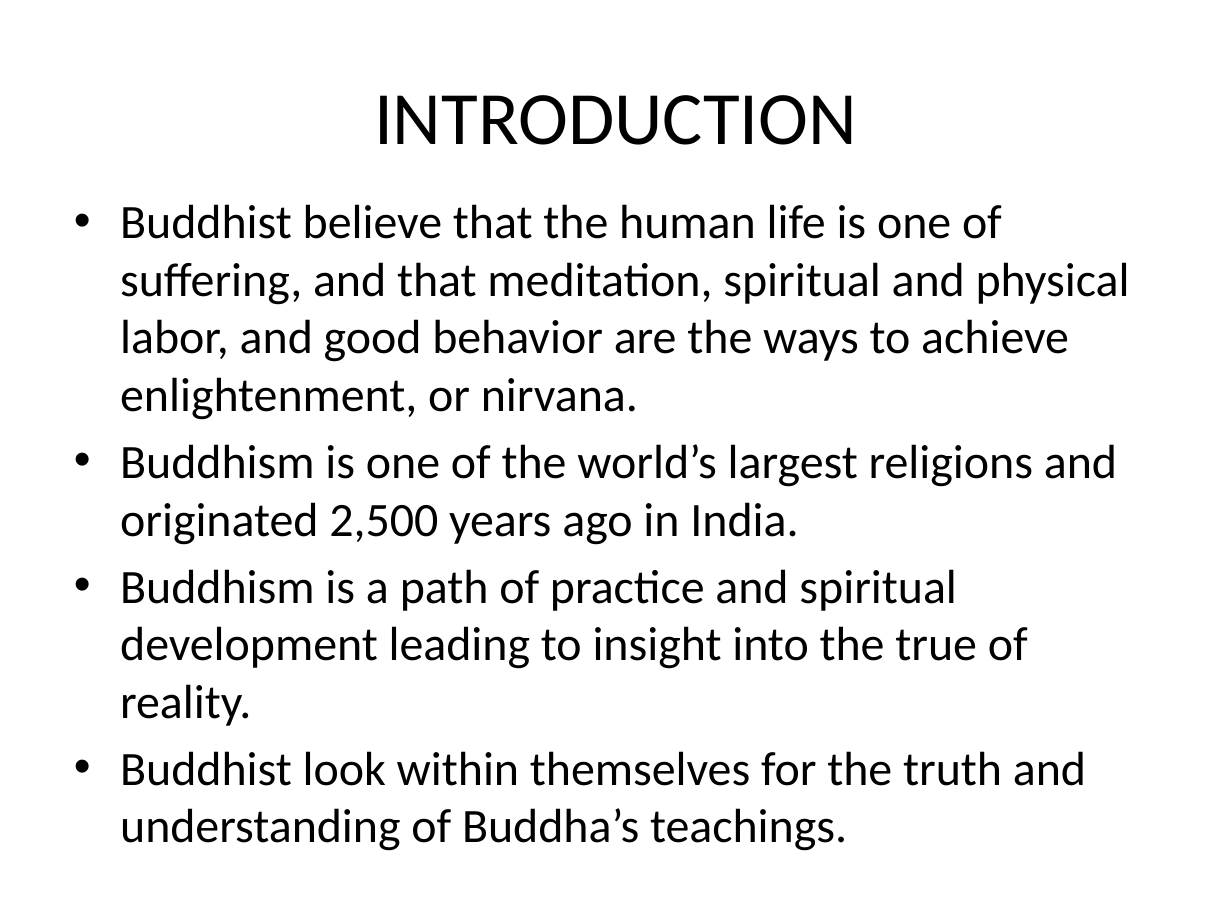
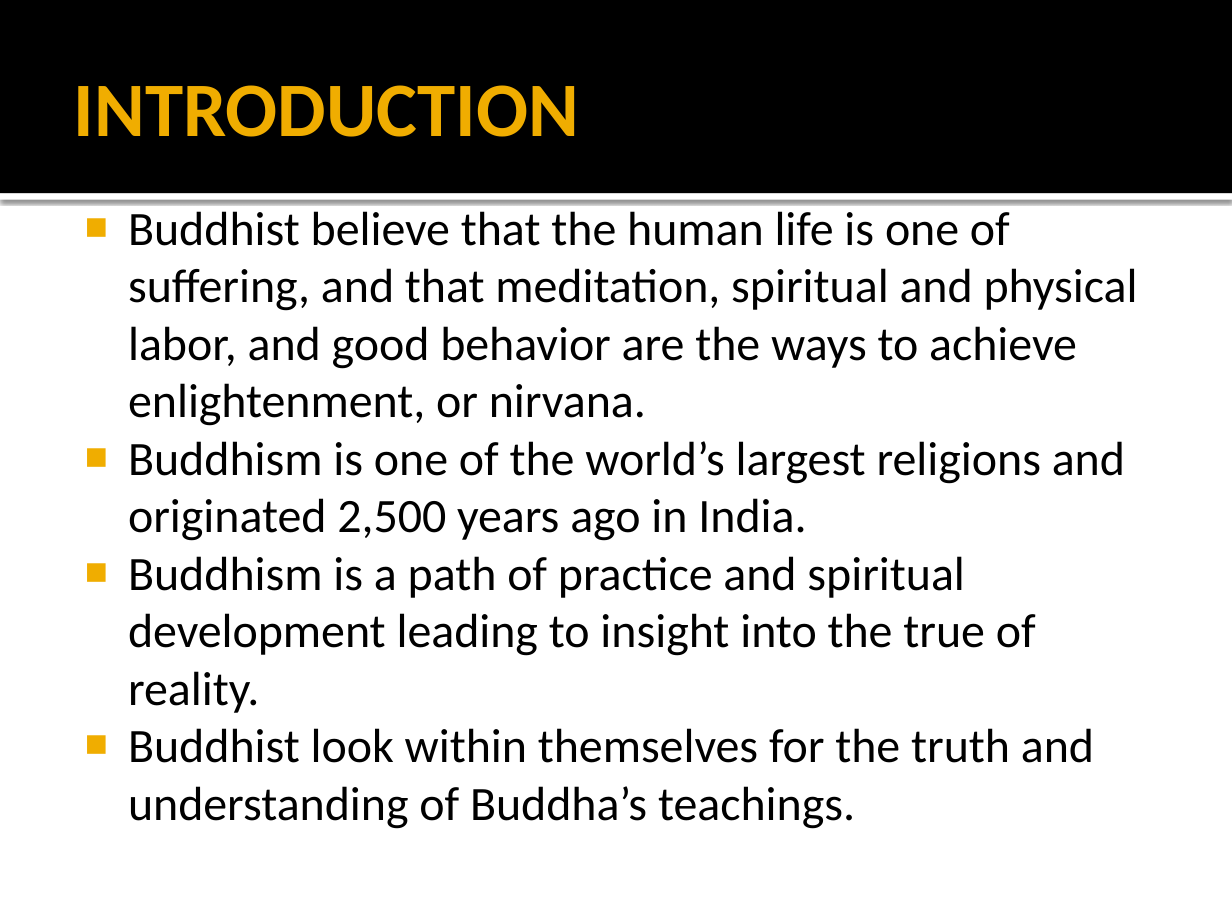
Before and after one commit to Karmap98/rongkup07, a slide deck: slide 2 of BUDDHISM.pptx. Drawn at 1232x924 pixels with LibreOffice and Linux fonts; fonts in the diff are those of the drawing. Boxes give left, top, right and bottom in pixels: in the first picture for what was removed or moved away, otherwise in the second. Text is boxed around its words. In the diff, an @@ line names an element or a change of style, - is before the commit and + after.

```diff
--- a/BUDDHISM.pptx
+++ b/BUDDHISM.pptx
@@ rectangle added at (0, 0, 1232, 193), fill #000000 @@
@@ title "INTRODUCTION": place and size @@
-title "INTRODUCTION" at (374, 95, 857, 145)
+title "INTRODUCTION" at (74, 85, 579, 137)
@@ title "INTRODUCTION" at (74, 85, 579, 137): size 44 to 45 pt, text colour #000000 to #F0AD00, bold on; alignment centre to left @@
@@ rectangle added at (0, 193, 1232, 200), fill #FFFFFF @@
@@ text "Buddhist believe that the human ..." at (128, 204, 1138, 829): bullet • to ■; less space between paragraphs @@
```
Also in this commit, not shown: 3 other slides changed, 3 slides added.
